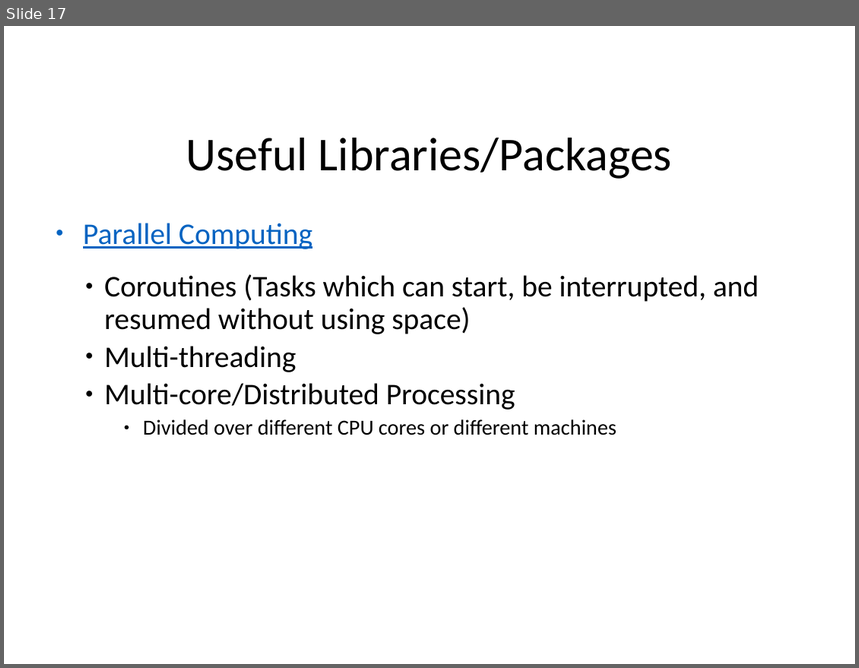
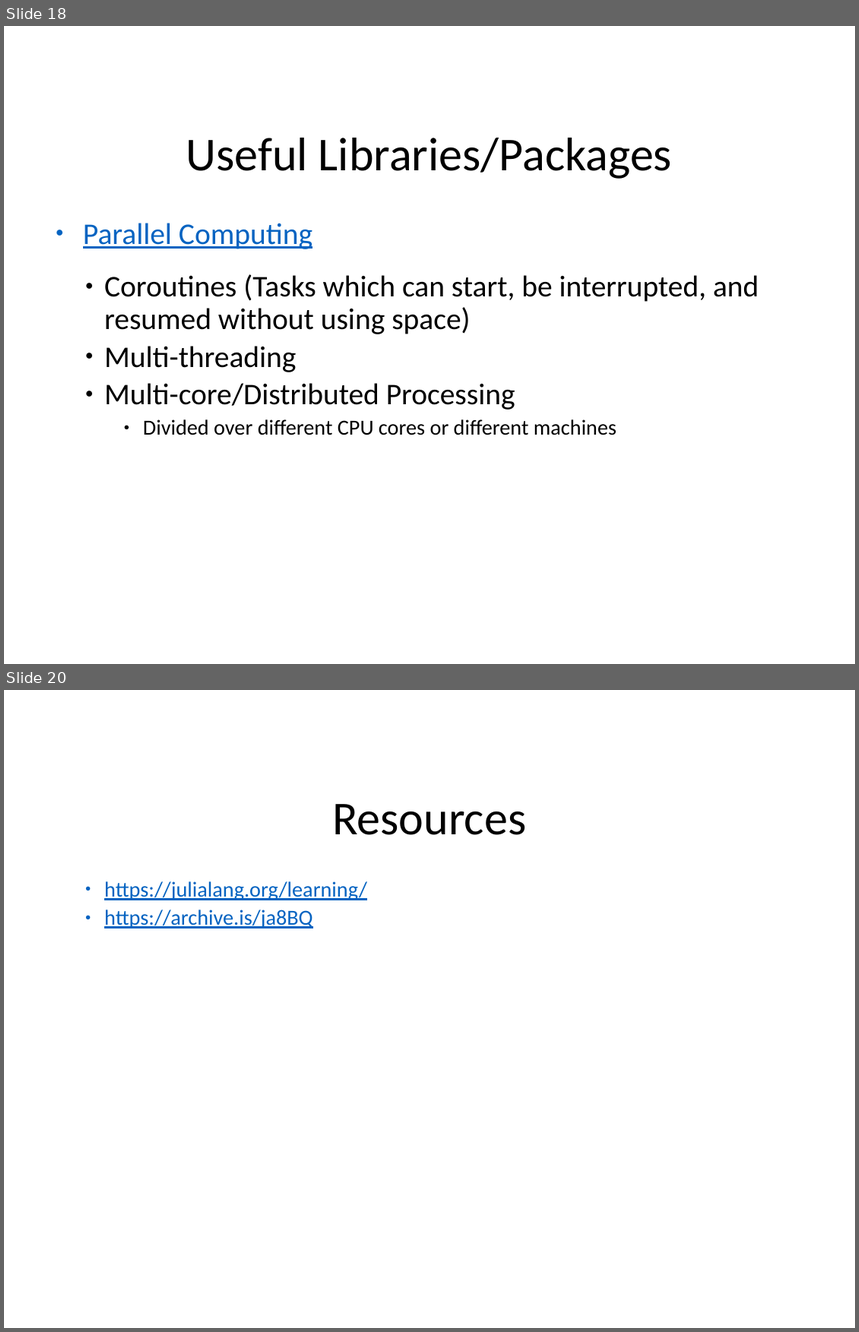
Before and after one commit to The-SS/Julia_intro, a slide deck: Julia_intro.pptx. Shown one above the other, each under a label of ours: slide 17 before the commit, slides 18 and 20 after it; the slides between them are not shown. The pictures are 859x668 and 859x1332 pixels, drawn with LibreOffice and Linux fonts; fonts in the diff are those of the drawing; background and template pictures are left out. Boxes give left, top, right and bottom in pixels: in the first picture for what was removed or moved away, otherwise in the second. Text is boxed around its words. In the diff, an @@ line names an element or a change of style, - is before the commit and + after.

Commit message:
Julia intro slides update + pdf added

```diff
--- a/Julia_intro.pptx
+++ b/Julia_intro.pptx
@@ slide 20 added at <box>4,690,855,1328</box>, background #FFFFFF @@
@@ title added at <box>332,804,526,835</box>, 44 pt, text #000000 @@
+Resources
@@ text added at <box>104,882,367,929</box>, 20 pt, text #0563C1, underline @@
+  ● https://julialang.org/learning/
+  ● https://archive.is/ja8BQ
@@ what was slide 17 is now slide 18 @@
```
Also in this commit, not shown: 2 other slides added, 2 slides removed, 1 other file.
